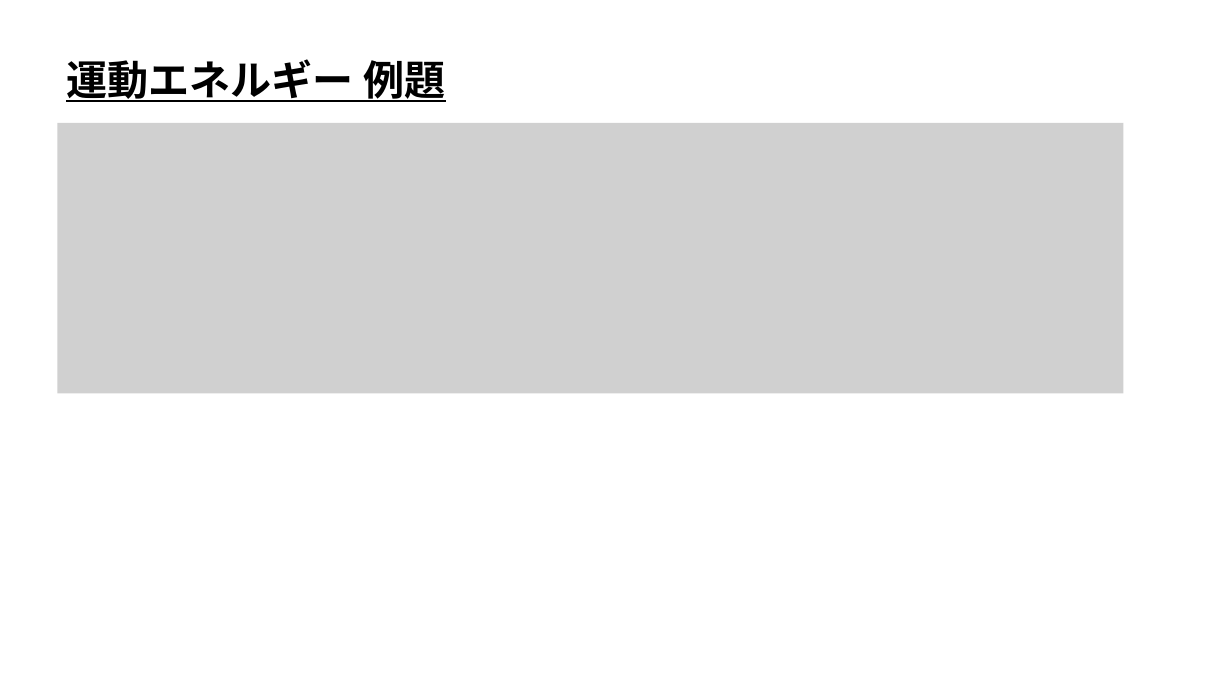
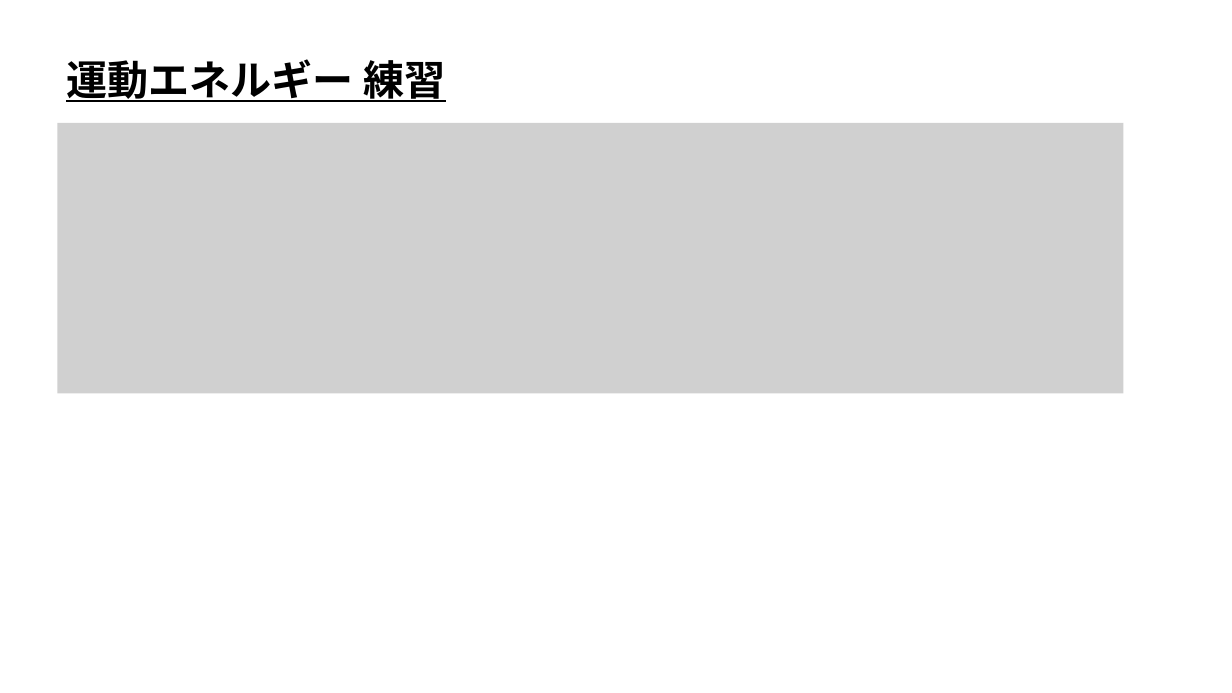
Before and after one commit to ArakiYusuke-Ohara/Textbook, a slide deck: slide 6 of ゲーム科2年/00_前期/ゲーム開発Ⅲ/ゲーム物理学/座学/21_運動エネルギー.pptx. Drawn at 1232x693 pixels with LibreOffice and Linux fonts; fonts in the diff are those of the drawing; grey boxes stand for pictures. Boxes give left, top, right and bottom in pixels: in the first picture for what was removed or moved away, otherwise in the second. Text is boxed around its words. In the diff, an @@ line names an element or a change of style, - is before the commit and + after.

```diff
--- a/ゲーム科2年/00_前期/ゲーム開発Ⅲ/ゲーム物理学/座学/21_運動エネルギー.pptx
+++ b/ゲーム科2年/00_前期/ゲーム開発Ⅲ/ゲーム物理学/座学/21_運動エネルギー.pptx
@@ text at [66,59,445,102]: text changed @@
-運動エネルギー 例題
+運動エネルギー 練習
```
Also in this commit, not shown: 1 other slide changed, 39 other files.
